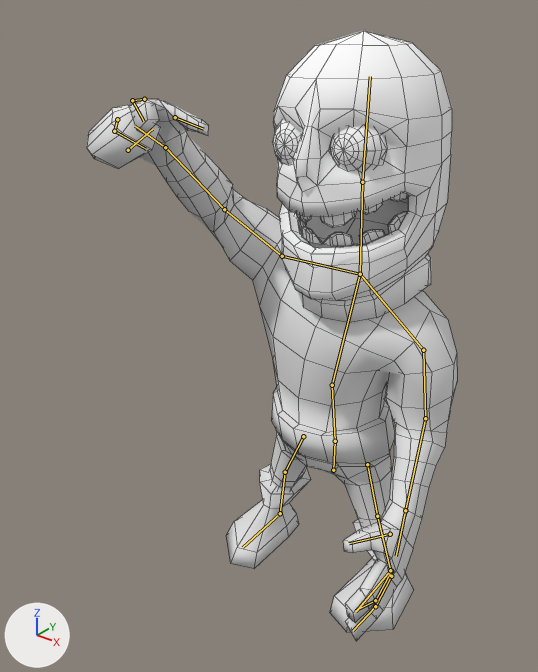
Before and after pictures for a commit that changed the Blender file Assets/hero/player_intro.blend.
One viewpoint serves both versions: a 50 mm camera at (3.53, -5.52, 5.86) aimed at (-0.35, -0.66, 2.85). The lights are fixed; the arrows at lower left show +X, +Y and +Z. Both versions are drawn at frame 6 of the action 'winning1'; the numbers are the values there. The bones that bend it are drawn over the model as lines. Mesh edges are drawn as thin lines.
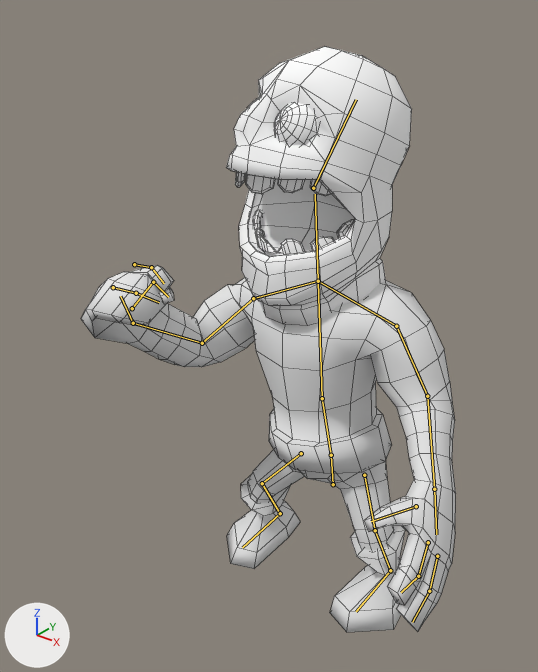
The change, as JSON lines over the scene's bpy script:
```json
{"block": "bone_hip", "where": "bone_hip = bpy.data.objects['Armature'].pose.bones['hip']"}
{"op": "set", "path": "bone_hip.location", "old": "(0.0, 0.0, 0.0)", "new": "(0.0, -0.19, 0.0)"}
{"op": "set", "path": "bone_hip.rotation_quaternion", "old": "(1.0, 0.0, 0.0, 0.0)", "new": "(0.998, 0.0, 0.0, 0.053)", "note": "degrees (0, 0, 0) -> degrees (0, 0, 6)"}
{"block": "bone_back2", "where": "bone_back2 = bpy.data.objects['Armature'].pose.bones['back2']  # child of 'back1'"}
{"op": "set", "path": "bone_back2.rotation_quaternion", "old": "(0.996, 0.0, 0.004, -0.086)", "new": "(1.0, 0.0, 0.0, 0.0)", "note": "degrees (0, 0, -10) -> degrees (0, 0, 0)"}
{"block": "bone_head", "where": "bone_head = bpy.data.objects['Armature'].pose.bones['head']  # child of 'back2'"}
{"op": "set", "path": "bone_head.rotation_quaternion", "old": "(0.993, 0.0, -0.003, 0.114)", "new": "(1.0, 0.0, 0.0, 0.0)", "note": "degrees (0, 0, 13) -> degrees (0, 0, 0)"}
{"block": "bone_head_001", "where": "bone_head_001 = bpy.data.objects['Armature'].pose.bones['head.001']  # child of 'head'"}
{"op": "set", "path": "bone_head_001.location", "old": "(0.0, 0.0, 0.0)", "new": "(0.0, 0.06, 0.03)"}
{"op": "set", "path": "bone_head_001.rotation_quaternion", "old": "(1.0, 0.0, 0.0, 0.0)", "new": "(0.956, -0.219, -0.174, -0.089)", "note": "degrees (0, 0, 0) -> degrees (-25, -22, -6)"}
{"block": "bone_shoulder_l", "where": "bone_shoulder_l = bpy.data.objects['Armature'].pose.bones['shoulder_l']  # child of 'back2'"}
{"op": "set", "path": "bone_shoulder_l.rotation_quaternion", "old": "(0.997, -0.069, 0.0, 0.022)", "new": "(1.0, 0.0, 0.0, 0.0)", "note": "degrees (-8, 0, 3) -> degrees (0, 0, 0)"}
{"block": "bone_shoulder_r", "where": "bone_shoulder_r = bpy.data.objects['Armature'].pose.bones['shoulder_r']  # child of 'back2'"}
{"op": "set", "path": "bone_shoulder_r.rotation_quaternion", "old": "(0.997, 0.068, 0.0, 0.025)", "new": "(1.0, 0.0, 0.0, 0.0)", "note": "degrees (8, 0, 3) -> degrees (0, 0, 0)"}
{"block": "bone_upperarm_r", "where": "bone_upperarm_r = bpy.data.objects['Armature'].pose.bones['upperArm_r']  # child of 'shoulder_r'"}
{"op": "set", "path": "bone_upperarm_r.rotation_quaternion", "old": "(0.942, 0.195, 0.068, 0.265)", "new": "(0.821, -0.426, 0.273, 0.251)", "note": "degrees (24, 1, 32) -> degrees (-49, 42, 14)"}
{"block": "bone_lowerarm_r", "where": "bone_lowerarm_r = bpy.data.objects['Armature'].pose.bones['lowerArm_r']  # child of 'upperArm_r'"}
{"op": "set", "path": "bone_lowerarm_r.rotation_quaternion", "old": "(0.85, 0.06, 0.486, 0.195)", "new": "(0.84, 0.025, 0.106, 0.528)", "note": "degrees (29, 53, 41) -> degrees (9, 9, 65)"}
{"block": "bone_hand_r", "where": "bone_hand_r = bpy.data.objects['Armature'].pose.bones['hand_r']  # child of 'lowerArm_r'"}
{"op": "set", "path": "bone_hand_r.rotation_quaternion", "old": "(0.948, -0.195, 0.243, 0.065)", "new": "(0.904, -0.17, 0.162, 0.332)", "note": "degrees (-23, 29, 2) -> degrees (-13, 24, 38)"}
{"block": "bone_fingers1_r", "where": "bone_fingers1_r = bpy.data.objects['Armature'].pose.bones['fingers1_r']  # child of 'hand_r'"}
{"op": "set", "path": "bone_fingers1_r.rotation_quaternion", "old": "(0.926, -0.377, 0.0, 0.0)", "new": "(0.857, -0.499, 0.018, -0.091)", "note": "degrees (-44, 0, 0) -> degrees (-60, -4, -10)"}
{"block": "bone_thumb_r", "where": "bone_thumb_r = bpy.data.objects['Armature'].pose.bones['thumb_r']  # child of 'hand_r'"}
{"op": "set", "path": "bone_thumb_r.rotation_quaternion", "old": "(0.985, -0.132, 0.015, -0.113)", "new": "(0.786, 0.387, 0.293, -0.221)", "note": "degrees (-15, 0, -13) -> degrees (48, 44, -11)"}
{"block": "bone_indexfinger1_r", "where": "bone_indexfinger1_r = bpy.data.objects['Armature'].pose.bones['indexFinger1_r']  # child of 'hand_r'"}
{"op": "set", "path": "bone_indexfinger1_r.rotation_quaternion", "old": "(0.977, -0.196, 0.069, -0.056)", "new": "(0.895, -0.39, 0.031, -0.176)", "note": "degrees (-23, 6, -8) -> degrees (-46, -5, -20)"}
```

Pixel boxes [x1, y1, x2, y2] of what changed, in the pictures (538 x 672 px):
```json
{"object": "Circle", "change": "posed", "before": [87, 99, 457, 641], "after": [81, 265, 456, 632], "on screen": "32% shorter"}
{"object": "Circle.005", "change": "posed", "before": [272, 30, 452, 322], "after": [226, 46, 412, 326]}
{"bone": "hip", "before": "(333, 470) to (335, 441)", "after": "(333, 484) to (331, 455)"}
{"bone": "back2", "before": "(332, 385) to (360, 274)", "after": "(322, 398) to (318, 281)"}
{"bone": "head", "before": "(360, 274) to (362, 182)", "after": "(318, 281) to (315, 194)"}
{"bone": "head.001", "before": "(362, 182) to (370, 76)", "after": "(313, 188) to (356, 99)"}
{"bone": "shoulder_l", "before": "(360, 274) to (423, 350)", "after": "(318, 281) to (396, 326)"}
{"bone": "shoulder_r", "before": "(360, 274) to (282, 256)", "after": "(318, 281) to (253, 298)"}
{"bone": "upperArm_r", "before": "(282, 256) to (224, 209)", "after": "(253, 298) to (202, 343)"}
{"bone": "lowerArm_r", "before": "(224, 209) to (165, 147)", "after": "(202, 343) to (133, 323)"}
{"bone": "hand_r", "before": "(165, 147) to (135, 126)", "after": "(133, 323) to (120, 296)"}
{"bone": "fingers1_r", "before": "(117, 119) to (114, 131)", "after": "(113, 287) to (136, 293)"}
{"bone": "thumb_r", "before": "(175, 117) to (203, 129)", "after": "(153, 282) to (168, 297)"}
{"bone": "indexFinger1_r", "before": "(144, 99) to (132, 100)", "after": "(134, 264) to (151, 267)"}
```
